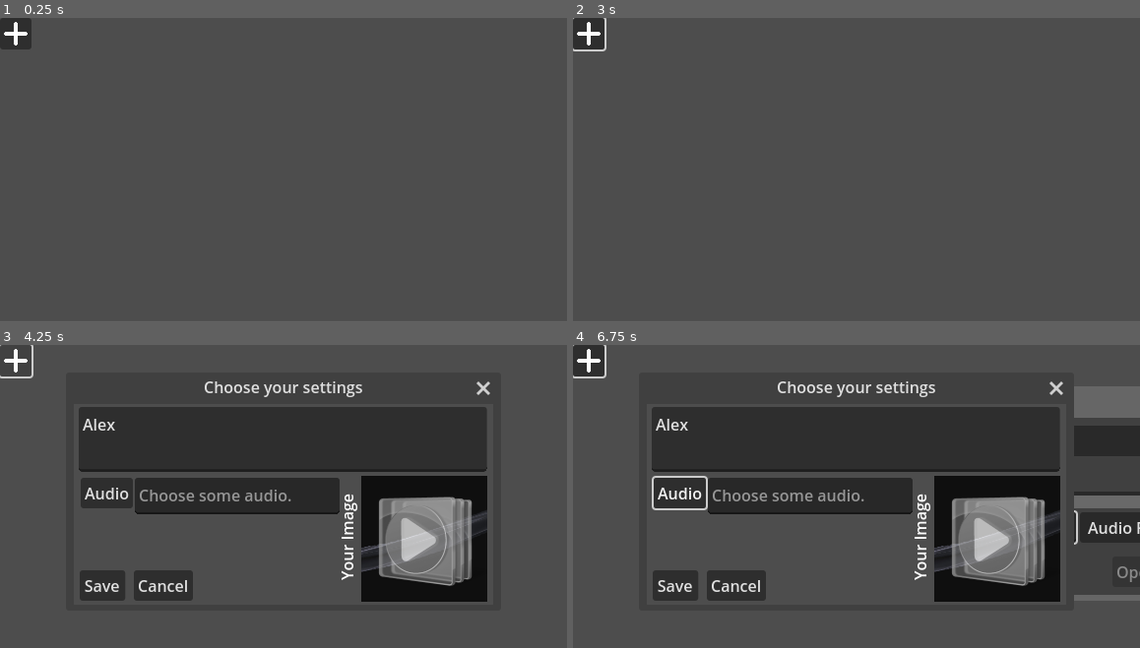
Above: before the commit, frames 1-4 (two rows, left to right).
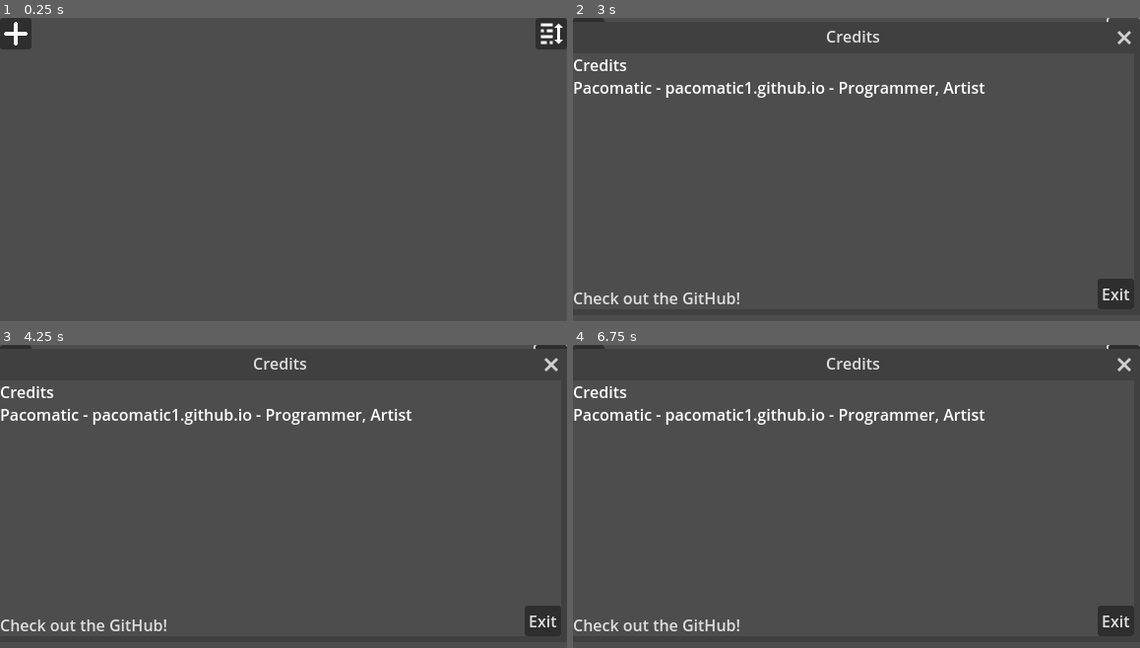
Above: after the commit, the same moments.

Repository: Pacomatic1/Pacos_Simple_GD_Soundboard
Game: Godot game, scene res://assets/scenes/playloadwindow/playaudiowindow.tscn
Same seed, same stepped clock (60 frames per second), same inputs: the game is played once before the commit and once after it.
Inputs (mouse positions are in pixels of both pictures, inside the frame that each line leads up to):
- Up to frame 1 (0.25 s): no input
- Up to frame 2 (3 s): click (590, 33) at 0.5 s; click (856, 111) at 1.27 s; type "Alex" at 1.35 s; click "Save" at 2 s; click (1122, 33) at 2.77 s
- Up to frame 3 (4.25 s): click (17, 360) at 3.5 s
- Up to frame 4 (6.75 s): click (680, 493) at 4.25 s, where only the run before the commit has a clickable "Audio"; click (998, 538) at 5.02 s; click (680, 493) at 5.75 s, where only the run before the commit has a clickable "Audio"; click (998, 538) at 6.52 s

The runs differ from the first frame. In frame 1, 0.6% of the frame differs, in the area x 94-100%, y 0-11%; in frame 2, 3.0%; in frame 3, 34%; in frame 4, 38%, in the area x 0-100%, y 0-97%.

Commit message:
Now, modifying a sound w/ audio does nothing!
And some misc things like removing unwanted funcs, allowing you to actually use the credits without needing the source, and allowing *new* audio to be made (change old audio coming soon). Quite good, if I do say so myself. Innit.

that was pointless im so sorry

Diff:
--- a/assets/audioplayermodule.gd
+++ /dev/null
@@ -1,6 +0,0 @@
-extends AudioStreamPlayer
-func PlayAudioFile(pathtofile):
-	# Call this function, with whatever path you desire. Then it will do the thing.
-	# By the way, the path can come from anywhere, like the root of the drive. Yay!
-	$AudioStreamPlayer.stream = load(pathtofile)
-	$AudioStreamPlayer.play()
--- a/assets/scenes/audiocustomizewindow/audiocustomizewindow.gd
+++ b/assets/scenes/audiocustomizewindow/audiocustomizewindow.gd
@@ -2,15 +2,29 @@
 func _ready():
 	self.close_requested.connect(when_window_closed)
 	get_parent().send_to_modify_sound_effect.connect(when_given_information)
+	$Node/TextName/TextEdit.grab_focus()
 
 # When the parent tells it impportant imformation
 var unique_sound_id
 func when_given_information(unique_id):
 	unique_sound_id = unique_id
-	# First, Load sound data
-	var check_for_existing_id = FileAccess.open("user://profiles/" + $/root/GlobalModule.CurrentProfile + "/soundeffects/" + unique_sound_id + '/title.txt', FileAccess.READ)
+	# First, retrieve data.
+	# See if the sound already exists.
+	# We *could* find the folder, but due to the placeholders and everything, it means that if the sound exists at all, the title.txt must as well. So I did this because it's easier. -Paco
+	FileAccess.open("user://profiles/" + $/root/GlobalModule.CurrentProfile + "/soundeffects/" + unique_sound_id + '/title.txt', FileAccess.READ)
 	if FileAccess.get_open_error() == 0:
+		# Title
 		$Node/TextName/TextEdit.text = FileAccess.get_file_as_string("user://profiles/" + $/root/GlobalModule.CurrentProfile + "/soundeffects/" + unique_sound_id + '/title.txt')
+		$Node/Audio/TextEdit.text = "Already chosen."
+		# Image
+		var alreadyselected_imagepreview = Image.new()
+		image_file_path = "user://profiles/" + $/root/GlobalModule.CurrentProfile + "/soundeffects/" + unique_sound_id + '/coverimage.png'
+		alreadyselected_imagepreview.load("user://profiles/" + $/root/GlobalModule.CurrentProfile + "/soundeffects/" + unique_sound_id + '/coverimage.png')
+		$Node/Image/TextureButton.texture_normal = ImageTexture.create_from_image(alreadyselected_imagepreview)
+		# Audio
+		audio_file_path = "The audio is not going to be modified."
+
+
 
 
 # This stuff is for selecting an audio file.
@@ -22,6 +36,7 @@
 	$"AudioDialog".add_filter("*.ogg, *.wav, *.mp3","Audio Files")
 	if not audio_file_selected_has_been_connected:
 		$"AudioDialog".file_selected.connect(when_audio_file_selected)
+		audio_file_selected_has_been_connected = true
 func when_audio_file_selected(path_for_audio):
 	audio_file_path = path_for_audio
 	$Node/Audio/TextEdit.text = audio_file_path
--- a/assets/scenes/audiocustomizewindow/audiocustomizewindow.tscn
+++ b/assets/scenes/audiocustomizewindow/audiocustomizewindow.tscn
@@ -1,6 +1,7 @@
-[gd_scene load_steps=3 format=3 uid="uid://b1wnh57uyoy0d"]
+[gd_scene load_steps=4 format=3 uid="uid://b1wnh57uyoy0d"]
 
 [ext_resource type="Script" path="res://assets/scenes/audiocustomizewindow/audiocustomizewindow.gd" id="1_bk5al"]
+[ext_resource type="Script" path="res://assets/scenes/audiocustomizewindow/TextEdit.gd" id="2_2w8tm"]
 [ext_resource type="Texture2D" uid="uid://b2lsxsfpyegpe" path="res://assets/themes/default/unchosenaudioimage.png" id="2_lqb3e"]
 
 [node name="AddCustomizeAudio" type="Window"]
@@ -13,6 +14,23 @@
 script = ExtResource("1_bk5al")
 
 [node name="Node" type="Node" parent="."]
+
+[node name="TextName" type="Control" parent="Node"]
+layout_mode = 3
+anchors_preset = 0
+offset_right = 40.0
+offset_bottom = 40.0
+mouse_filter = 1
+
+[node name="TextEdit" type="TextEdit" parent="Node/TextName"]
+layout_mode = 0
+offset_left = 5.0
+offset_top = 3.0
+offset_right = 419.645
+offset_bottom = 68.985
+placeholder_text = "Give it a name, chucklenuts."
+draw_tabs = true
+script = ExtResource("2_2w8tm")
 
 [node name="OK and Cancel" type="Control" parent="Node"]
 layout_mode = 3
@@ -65,6 +83,8 @@
 offset_bottom = 25.815
 placeholder_text = "Choose some audio."
 editable = false
+deselect_on_focus_loss_enabled = false
+drag_and_drop_selection_enabled = false
 
 [node name="Image" type="Control" parent="Node"]
 layout_mode = 3
@@ -96,21 +116,6 @@
 rotation = 4.71239
 text = "Your Image"
 
-[node name="TextName" type="Control" parent="Node"]
-layout_mode = 3
-anchors_preset = 0
-offset_right = 40.0
-offset_bottom = 40.0
-mouse_filter = 1
-
-[node name="TextEdit" type="TextEdit" parent="Node/TextName"]
-layout_mode = 0
-offset_left = 5.0
-offset_top = 3.0
-offset_right = 419.645
-offset_bottom = 68.985
-placeholder_text = "Give it a name, chucklenuts."
-
 [connection signal="pressed" from="Node/OK and Cancel/save" to="." method="when_settings_saved"]
 [connection signal="pressed" from="Node/OK and Cancel/cancel" to="." method="_on_cancel_pressed"]
 [connection signal="pressed" from="Node/Audio/Button" to="." method="when_audiosel_button_pressed"]
--- a/assets/scenes/globalmodule/globalthingscode.gd
+++ b/assets/scenes/globalmodule/globalthingscode.gd
@@ -1,6 +1,6 @@
 extends Node
 signal sound_has_been_saved
-var CurrentProfile = "add profiles sometime"
+var CurrentProfile = "0"
 func mod_or_save_sound_effects(SoundTitle: String, UniqueSoundID: String, ImagePath: String, AudioPath: String):
 	print("Saving sound...")
 	# Add the directories in case it's their first time.
@@ -13,9 +13,11 @@
 	print("Sound ID: " + UniqueSoundID)
 	print("Image Path: " + ImagePath)
 	print("Audio Path: " + AudioPath)
-	# This part will start with the title.
+	var ConfigFileForSound = ConfigFile.new() # This part will create a configuration file for some other data. The configuration file will be saved wayy at the end. Although it might seem quite pointless to use it for things that aren't a config, it's also super easy, and since this is being done during sound creation optimization is negligible.
+	# This part will start with the title. I used a .txt instead of a config because I don't want any conflicts between config and title string.
 	var titlefile = FileAccess.open("user://profiles/" + CurrentProfile + "/soundeffects/" + UniqueSoundID + "/title.txt", FileAccess.WRITE)
 	titlefile.store_string(SoundTitle)
+	titlefile.close()
 	# Now for the image.
 	var ImageToStore
 	if ImagePath == '': # If you didn't choose anything, replace it with this. Since you can't load a resource as a standard image in export, I have to use this as a workaround.
@@ -25,16 +27,18 @@
 	ImageToStore.save_png("user://profiles/" + CurrentProfile + "/soundeffects/" + UniqueSoundID + "/coverimage.png")
 	# Now for the audio.
 	if AudioPath == '': AudioPath = "res://assets/themes/default/unchosenaudio.ogg"
-	var AudioToStore = FileAccess.open("user://profiles/" + CurrentProfile + "/soundeffects/" + UniqueSoundID + "/soundeffect." + AudioPath.get_extension(), FileAccess.WRITE)
-	var AudioToStoreBuffer
-	AudioToStoreBuffer = FileAccess.get_file_as_bytes(AudioPath)
-	AudioToStore.store_buffer(AudioToStoreBuffer)
+	if AudioPath != "The audio is not going to be modified.":
+		var AudioToStore = FileAccess.open("user://profiles/" + CurrentProfile + "/soundeffects/" + UniqueSoundID + "/soundeffect." + AudioPath.get_extension(), FileAccess.WRITE)
+		ConfigFileForSound.set_value("SoundFXAudioFile", "AudioFileExtension", AudioPath.get_extension())
+		var AudioToStoreBuffer
+		AudioToStoreBuffer = FileAccess.get_file_as_bytes(AudioPath)
+		AudioToStore.store_buffer(AudioToStoreBuffer)
+		AudioToStore.close()
+	# And now we can finally save the configuration file.
+	ConfigFileForSound.save("user://profiles/" + CurrentProfile + "/soundeffects/" + UniqueSoundID + "/miscellaneous.cfg")
 	print("Save complete.")
 	emit_signal("sound_has_been_saved")
 	print("You can find the sound at " + "user://profiles/" + CurrentProfile + "/soundeffects/" + UniqueSoundID + '/')
-	# Close and flush.
-	AudioToStore.flush()
-	titlefile.flush()
 func PlayAudioFile(pathtofile: String):
 	# Call this function, with whatever path you desire. Then it will do the thing.
 	# By the way, the path can come from anywhere, like the root of the drive. Yay!
--- a/assets/scenes/misc/credits/credits.tscn
+++ b/assets/scenes/misc/credits/credits.tscn
@@ -11,40 +11,35 @@
 unresizable = true
 script = ExtResource("1_6wrn1")
 
-[node name="Control2" type="Control" parent="."]
-layout_mode = 3
-anchors_preset = 3
-anchor_left = 1.0
+[node name="RichTextLabel" type="RichTextLabel" parent="."]
+anchors_preset = 10
+anchor_right = 1.0
+offset_bottom = 227.0
+grow_horizontal = 2
+text = "Credits
+Pacomatic - pacomatic1.github.io - Programmer, Artist"
+threaded = true
+progress_bar_delay = 0
+
+[node name="LinkButton" type="LinkButton" parent="."]
+anchors_preset = 2
 anchor_top = 1.0
-anchor_right = 1.0
 anchor_bottom = 1.0
-offset_left = -40.0
-offset_top = -40.0
+offset_top = -23.0
+offset_right = 170.0
+grow_vertical = 0
+text = "Check out the GitHub!"
+underline = 1
+uri = "https://github.com/Pacomatic1/Pacos_Simple_GD_Soundboard"
+
+[node name="Exitbutton" type="Button" parent="."]
+offset_left = 533.0
+offset_top = 229.0
+offset_right = 570.0
+offset_bottom = 260.0
 grow_horizontal = 0
 grow_vertical = 0
-
-[node name="Exitbutton" type="Button" parent="Control2"]
-layout_mode = 0
-offset_right = 37.0
-offset_bottom = 31.0
 text = "Exit"
 
-[node name="Control" type="Control" parent="."]
-layout_mode = 3
-anchors_preset = 15
-anchor_right = 1.0
-anchor_bottom = 1.0
-grow_horizontal = 2
-grow_vertical = 2
-
-[node name="RichTextLabel" type="RichTextLabel" parent="Control"]
-layout_mode = 0
-offset_right = 570.0
-offset_bottom = 260.0
-text = "Pacomatic - pacomatic1.github.io - Programmer, Artist
-"
-threaded = true
-progress_bar_delay = 50
-
 [connection signal="close_requested" from="." to="." method="_on_close_requested"]
-[connection signal="pressed" from="Control2/Exitbutton" to="." method="_on_exitbutton_pressed"]
+[connection signal="pressed" from="Exitbutton" to="." method="_on_exitbutton_pressed"]
--- a/assets/scenes/playloadwindow/playaudiowindow.gd
+++ b/assets/scenes/playloadwindow/playaudiowindow.gd
@@ -1,5 +1,6 @@
 extends Node
 var audio_modify_dialog = load("res://assets/scenes/audiocustomizewindow/audiocustomizewindow.tscn")
+var credits_window = load("res://assets/scenes/misc/credits/credits.tscn")
 signal send_to_modify_sound_effect(unique_id)
 
 
@@ -10,9 +11,13 @@
 func _on_file_mod_button_pressed():
 	if new_sound == true:
 		#when_sound_modified(str(randi()))
-		when_sound_modified("not so unique id")
+		when_sound_modified(str(randi()))
 		print("Creating new sound...")
 
 func when_sound_modified(Unique_Sound_ID: String):
 	add_child(audio_modify_dialog.instantiate())
 	emit_signal("send_to_modify_sound_effect", Unique_Sound_ID)
+
+
+func _on_credits_button_pressed():
+	add_child(credits_window.instantiate())
--- a/assets/scenes/playloadwindow/playaudiowindow.tscn
+++ b/assets/scenes/playloadwindow/playaudiowindow.tscn
@@ -1,7 +1,8 @@
-[gd_scene load_steps=3 format=3 uid="uid://68ca2vk6tjtg"]
+[gd_scene load_steps=4 format=3 uid="uid://68ca2vk6tjtg"]
 
 [ext_resource type="Script" path="res://assets/scenes/playloadwindow/playaudiowindow.gd" id="1_7wugq"]
 [ext_resource type="Texture2D" uid="uid://bqwa303ek508t" path="res://assets/themes/default/plusicon.png" id="2_pulwo"]
+[ext_resource type="Texture2D" uid="uid://bisr7x7yuge3w" path="res://assets/themes/default/credits_icon.png" id="3_5bcy6"]
 
 [node name="MainParentNode" type="Node"]
 script = ExtResource("1_7wugq")
@@ -36,4 +37,22 @@
 icon_alignment = 1
 expand_icon = true
 
+[node name="CreditButton" type="Control" parent="UI_Parent/TopBar"]
+layout_mode = 1
+anchors_preset = 1
+anchor_left = 1.0
+anchor_right = 1.0
+grow_horizontal = 0
+
+[node name="CreditsButton" type="Button" parent="UI_Parent/TopBar/CreditButton"]
+layout_mode = 0
+offset_left = -32.0
+offset_bottom = 32.0
+icon = ExtResource("3_5bcy6")
+icon_alignment = 1
+expand_icon = true
+
+[node name="SoundBoardGrid" type="Node" parent="UI_Parent"]
+
 [connection signal="pressed" from="UI_Parent/TopBar/FileButton/FileModButton" to="." method="_on_file_mod_button_pressed"]
+[connection signal="pressed" from="UI_Parent/TopBar/CreditButton/CreditsButton" to="." method="_on_credits_button_pressed"]
Binary file added: assets/themes/default/credits_icon.png
Not shown, added: assets/themes/default/credits_icon.png.import
Not shown, added: assets/thinking/project organizer.txt
